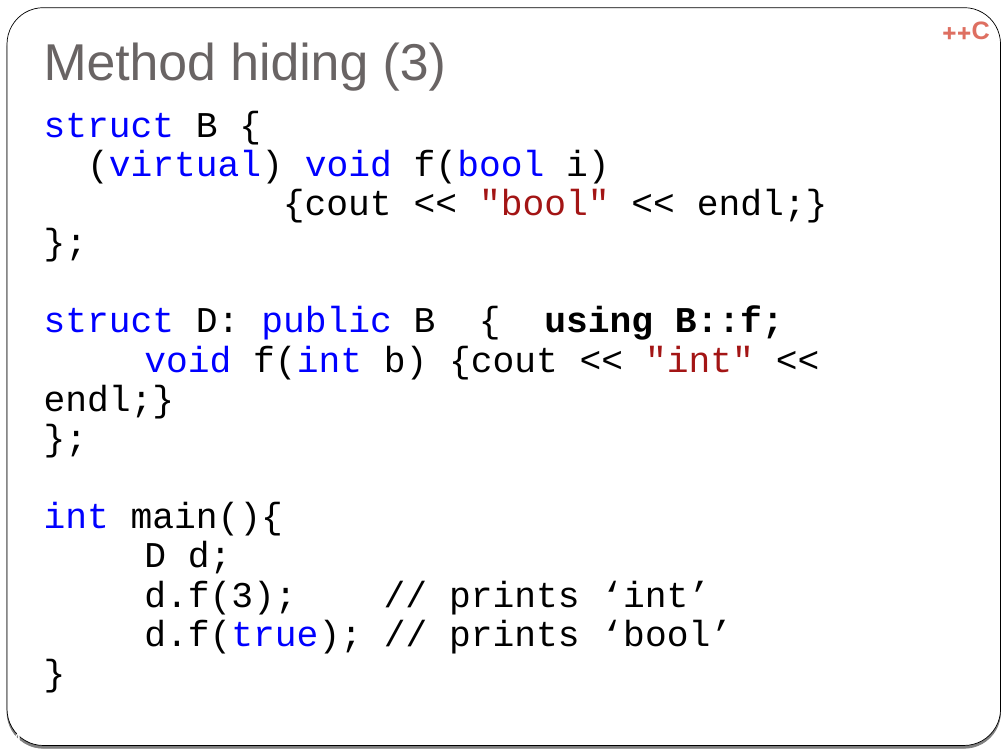
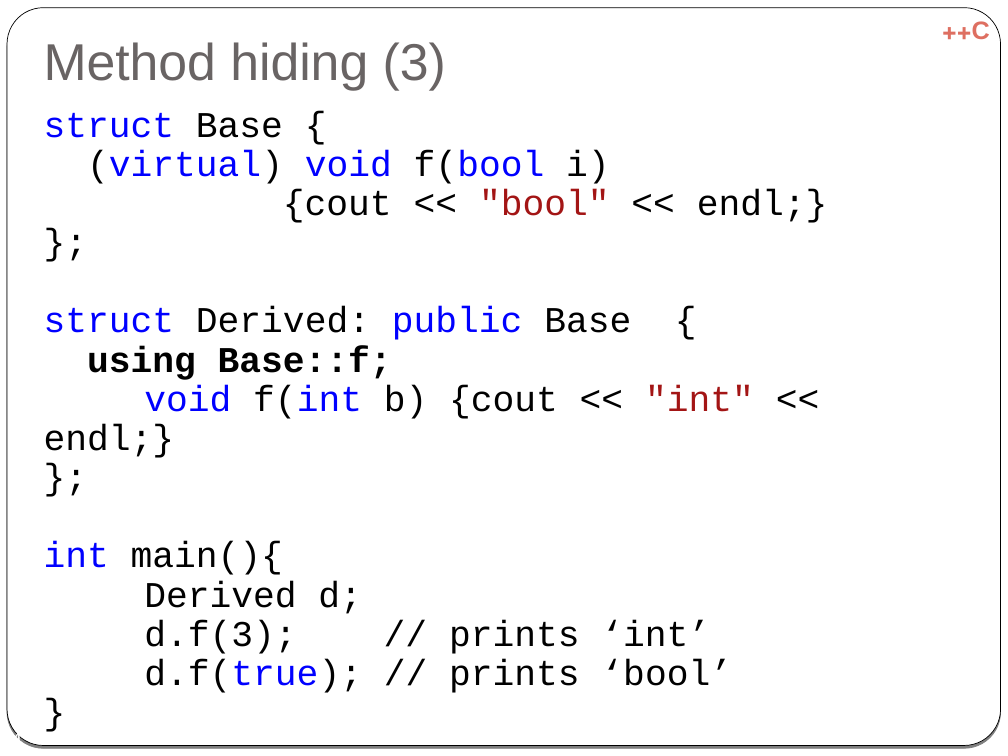
Before and after one commit to cpp-at-ariel/cpp-5778, a slide deck: slide 4 of week07-diamond-rtti/slides-diamond.odp. Drawn at 1008x756 pixels with LibreOffice and Linux fonts; fonts in the diff are those of the drawing. Boxes give left, top, right and bottom in pixels: in the first picture for what was removed or moved away, otherwise in the second. Text is boxed around its words. In the diff, an @@ line names an element or a change of style, - is before the commit and + after.

```diff
--- a/week07-diamond-rtti/slides-diamond.odp
+++ b/week07-diamond-rtti/slides-diamond.odp
@@ text at (44,112,283,138): text changed @@
-struct B {
+struct Base {
@@ text at (44,307,631,380): text changed @@
-struct D: public B { using B::f;
+struct Derived: public Base {
+using Base::f;
@@ text at (144,581,362,614): text changed @@
-D d;
+Derived d;
```
Also in this commit, not shown: 2 other slides changed, 5 other files.
